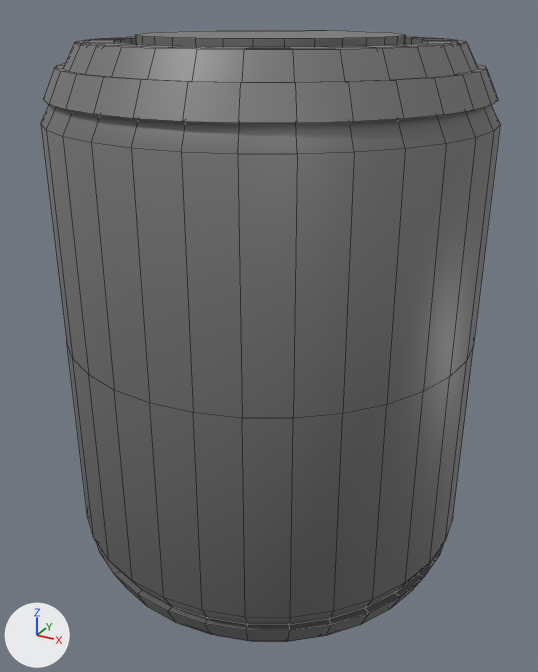
The COLLADA model Sci-fi_Template/Assets/Props/Canister.dae as it was, and as the next commit left it.
One viewpoint serves both versions: a camera (50 mm lens) standing at (0.323, -0.59, 0.542) and looking at (0.002, -0.006, 0.25). The lights are fixed; the arrows at lower left show +X, +Y and +Z. Mesh edges are drawn as thin lines. Objects named as collision shapes, trigger or cutter boxes, shadow casters or lower levels of detail are left out. Where no turn or scale is listed for an object, it has been applied to the vertices.

Names of what the first picture shows: 'Canister'.
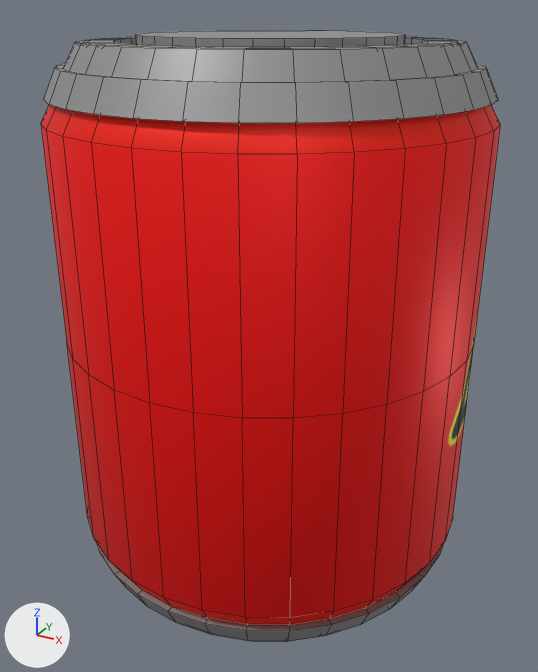
Edits to the scene script, one JSON object a line:
```json
{"op": "add", "block": "img_diffuse_png", "code": ["img_diffuse_png = load_image('Diffuse.png', 'Diffuse.png', 2048, 2048, 'sRGB')"]}
{"op": "remove", "block": "mat_mediumdark", "code": "mat_mediumdark.base_color = (0.208, 0.208, 0.208)  # grey #7e7e7e"}
{"op": "add", "block": "mat_mediumdark", "code": "mat_mediumdark.texture = img_diffuse_png"}
{"op": "add", "block": "mat_canistermaterial", "code": ["mat_canistermaterial = principled_material('CanisterMaterial')", "mat_canistermaterial.texture = img_diffuse_png", "mat_canistermaterial.metallic = 0.286"]}
{"block": "me_cylinder", "where": "me_cylinder.from_pydata(...)  # 800 vertices, 770 faces; spans x -0.193..0.193, y -0.193..0.193, z 0.006..0.522"}
{"block": "me_cylinder", "where": "# used by ob_canister; location = (0.0, 0.0, 0.0)"}
{"op": "remove", "block": "me_cylinder", "code": "me_cylinder.materials.append(mat_mediumdark)  # grey #7e7e7e"}
{"block": "me_cylinder", "change": "me_cylinder part 1: texture (UV) coordinates of 770 of 770 faces, centred in x -0.191..0.191, y -0.191..0.191, z 0.006..0.522, changed; they spanned u 0.0..1.0, v 0.01..1.0 and now span u 0.0..0.99, v 0.0..1.0"}
{"op": "add", "block": "me_cylinder", "code": "me_cylinder.materials.append(mat_canistermaterial)  # picture img_diffuse_png"}
```

Pixel boxes [x1, y1, x2, y2] of what changed, in the pictures (538 x 672 px):
```json
{"object": "Canister", "change": "surface changed, recoloured", "before": [41, 30, 500, 642], "after": [41, 30, 500, 642], "on screen": "grey to red"}
```
